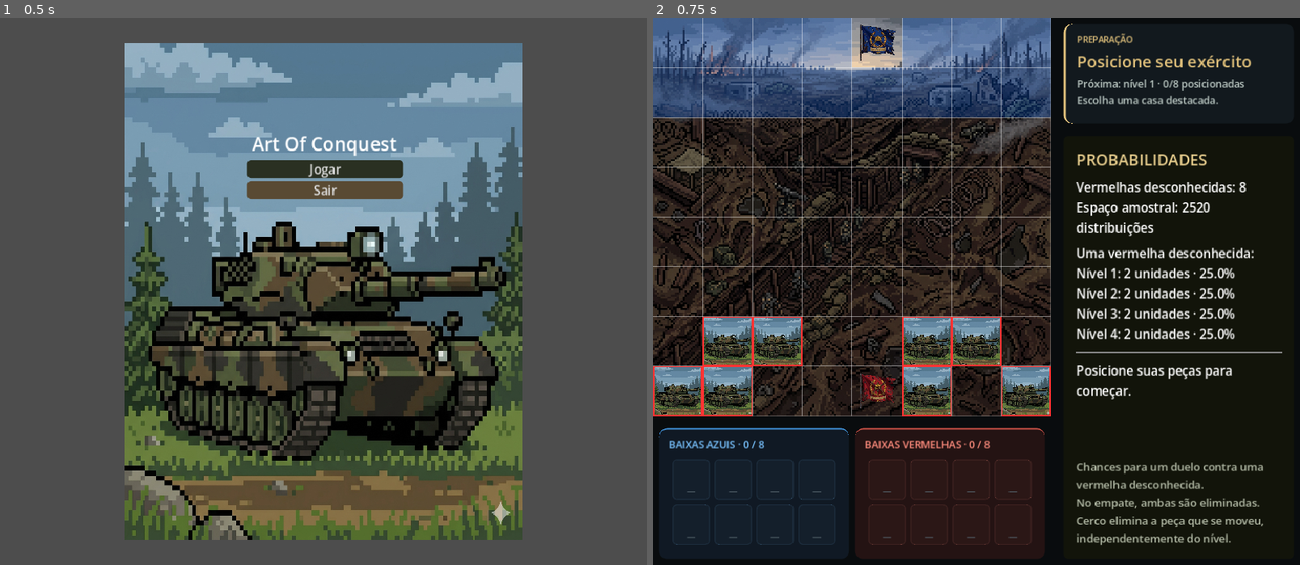
Above: before the commit, frames 1-2 (left to right).
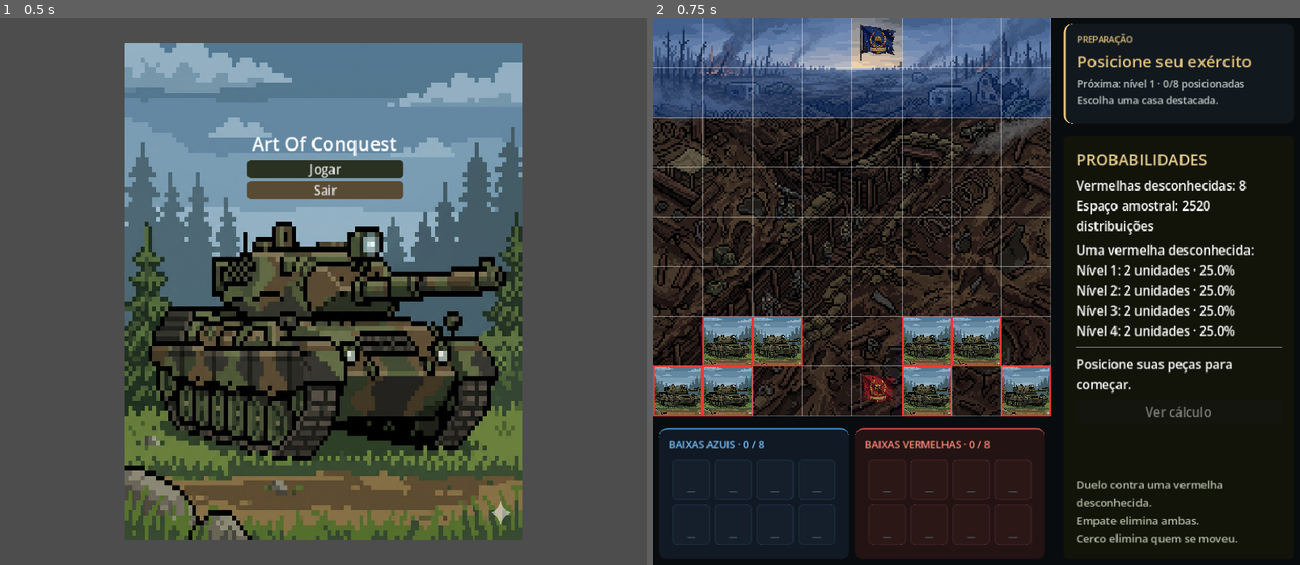
Above: after the commit, the same moments.

Repository: arthurfaust/art-of-conquest
Game: Godot game, scene res://scenes/menu.tscn
The game is run twice, just before and just after one commit, with the same random seed, the same clock (stepped at 60 frames per second) and the same inputs. Sound files missing from this copy of the repository are replaced by a short silence.
Inputs:
- Up to frame 1 (0.5 s): no input
- Up to frame 2 (0.75 s): click "Jogar" at 0.5 s

Frame 1 is identical in both runs. In frame 2, 4.4% of the frame differs, in the area x 65-98%, y 29-97%.

Commit message:
feat: adiciona card com cálculo das probabilidades

Diff:
--- a/scenes/main.tscn
+++ b/scenes/main.tscn
@@ -188,7 +188,7 @@
 
 [node name="VBoxContainer" type="VBoxContainer" parent="ProbabilityPanel/MarginContainer" unique_id=1248720478]
 layout_mode = 2
-theme_override_constants/separation = 10
+theme_override_constants/separation = 8
 
 [node name="Title" type="Label" parent="ProbabilityPanel/MarginContainer/VBoxContainer" unique_id=976644082]
 layout_mode = 2
@@ -218,14 +218,96 @@
 text = "Selecione uma peça azul para ver as chances de duelo."
 autowrap_mode = 2
 
+[node name="CalculationButton" type="Button" parent="ProbabilityPanel/MarginContainer/VBoxContainer"]
+layout_mode = 2
+custom_minimum_size = Vector2(0, 32)
+disabled = true
+text = "Ver cálculo"
+tooltip_text = "Selecione uma peça azul para consultar a fração e o percentual de cada resultado."
+theme_override_styles/normal = SubResource("StyleBoxFlat_h2yge")
+
 [node name="Explanation" type="Label" parent="ProbabilityPanel/MarginContainer/VBoxContainer" unique_id=2143893327]
 layout_mode = 2
 size_flags_vertical = 10
 theme_override_colors/font_color = Color(0.7, 0.73, 0.65, 1)
 theme_override_font_sizes/font_size = 14
-text = "Chances para um duelo contra uma vermelha desconhecida.
-No empate, ambas são eliminadas.
-Cerco elimina a peça que se moveu, independentemente do nível."
-autowrap_mode = 2
+text = "Duelo contra uma vermelha desconhecida.
+Empate elimina ambas.
+Cerco elimina quem se moveu."
+autowrap_mode = 2
+
+[node name="CalculationOverlay" type="CanvasLayer" parent="."]
+layer = 10
+visible = false
+
+[node name="Backdrop" type="ColorRect" parent="CalculationOverlay"]
+anchors_preset = 15
+anchor_right = 1.0
+anchor_bottom = 1.0
+grow_horizontal = 2
+grow_vertical = 2
+color = Color(0.015, 0.025, 0.035, 0.85)
+
+[node name="CenterContainer" type="CenterContainer" parent="CalculationOverlay/Backdrop"]
+layout_mode = 1
+anchors_preset = 15
+anchor_right = 1.0
+anchor_bottom = 1.0
+grow_horizontal = 2
+grow_vertical = 2
+mouse_filter = 2
+
+[node name="Card" type="PanelContainer" parent="CalculationOverlay/Backdrop/CenterContainer"]
+layout_mode = 2
+custom_minimum_size = Vector2(440, 0)
+theme_override_styles/panel = SubResource("StyleBoxFlat_status")
+
+[node name="MarginContainer" type="MarginContainer" parent="CalculationOverlay/Backdrop/CenterContainer/Card"]
+layout_mode = 2
+theme_override_constants/margin_left = 24
+theme_override_constants/margin_right = 24
+theme_override_constants/margin_top = 24
+theme_override_constants/margin_bottom = 24
+
+[node name="Content" type="VBoxContainer" parent="CalculationOverlay/Backdrop/CenterContainer/Card/MarginContainer"]
+layout_mode = 2
+theme_override_constants/separation = 16
+
+[node name="Title" type="Label" parent="CalculationOverlay/Backdrop/CenterContainer/Card/MarginContainer/Content"]
+layout_mode = 2
+theme_override_colors/font_color = Color(0.87, 0.75, 0.48, 1)
+theme_override_font_sizes/font_size = 22
+text = "Ver cálculo"
+
+[node name="Context" type="Label" parent="CalculationOverlay/Backdrop/CenterContainer/Card/MarginContainer/Content"]
+layout_mode = 2
+theme_override_colors/font_color = Color(0.73, 0.78, 0.76, 1)
+theme_override_font_sizes/font_size = 15
+autowrap_mode = 2
+
+[node name="Separator" type="HSeparator" parent="CalculationOverlay/Backdrop/CenterContainer/Card/MarginContainer/Content"]
+layout_mode = 2
+
+[node name="Results" type="Label" parent="CalculationOverlay/Backdrop/CenterContainer/Card/MarginContainer/Content"]
+layout_mode = 2
+theme_override_font_sizes/font_size = 22
+theme_override_constants/line_spacing = 12
+
+[node name="Explanation" type="Label" parent="CalculationOverlay/Backdrop/CenterContainer/Card/MarginContainer/Content"]
+layout_mode = 2
+theme_override_colors/font_color = Color(0.73, 0.78, 0.76, 1)
+theme_override_font_sizes/font_size = 14
+text = "Quantidade favorável / total de possibilidades = percentual.
+O total conta unidades ainda desconhecidas.
+No empate, ambas as peças são eliminadas."
+autowrap_mode = 2
+
+[node name="CloseButton" type="Button" parent="CalculationOverlay/Backdrop/CenterContainer/Card/MarginContainer/Content"]
+layout_mode = 2
+custom_minimum_size = Vector2(0, 36)
+text = "Fechar"
+theme_override_styles/normal = SubResource("StyleBoxFlat_h2yge")
 
 [connection signal="pressed" from="Sidebar/StatusPanel/MarginContainer/VBoxContainer/ResetButton" to="." method="_on_reset_button_pressed"]
+[connection signal="pressed" from="ProbabilityPanel/MarginContainer/VBoxContainer/CalculationButton" to="." method="_on_view_calculation_pressed"]
+[connection signal="pressed" from="CalculationOverlay/Backdrop/CenterContainer/Card/MarginContainer/Content/CloseButton" to="." method="_on_close_calculation_pressed"]
--- a/scripts/main.gd
+++ b/scripts/main.gd
@@ -33,6 +33,12 @@
 @onready var probability_summary = $ProbabilityPanel/MarginContainer/VBoxContainer/Summary
 @onready var probability_levels = $ProbabilityPanel/MarginContainer/VBoxContainer/Levels
 @onready var probability_combat = $ProbabilityPanel/MarginContainer/VBoxContainer/Combat
+@onready var calculation_button = $ProbabilityPanel/MarginContainer/VBoxContainer/CalculationButton
+@onready var calculation_overlay = $CalculationOverlay
+@onready var calculation_title = $CalculationOverlay/Backdrop/CenterContainer/Card/MarginContainer/Content/Title
+@onready var calculation_context = $CalculationOverlay/Backdrop/CenterContainer/Card/MarginContainer/Content/Context
+@onready var calculation_results = $CalculationOverlay/Backdrop/CenterContainer/Card/MarginContainer/Content/Results
+@onready var calculation_close = $CalculationOverlay/Backdrop/CenterContainer/Card/MarginContainer/Content/CloseButton
 
 # Referências dos painéis de descarte/cemitério
 @onready var blue_discard_grid = $Sidebar/BlueGraveyard/MarginContainer/VBoxContainer/BlueDiscardGrid
@@ -253,6 +259,11 @@
 
 # Detecta cliques do jogador
 func _input(event):
+	if calculation_overlay.visible:
+		if event is InputEventKey and event.pressed and event.keycode == KEY_ESCAPE:
+			_on_close_calculation_pressed()
+		return
+
 	if current_state == GameState.GAME_OVER or is_animating:
 		return
 
@@ -569,6 +580,42 @@
 			chances["loss_probability"] * 100.0
 		]
 
+	calculation_button.disabled = not (
+		current_state == GameState.PLAYING and total > 0
+		and is_instance_valid(selected_piece)
+		and selected_piece.player_owner == GamePiece.Player.BLUE
+	)
+	if calculation_button.disabled:
+		calculation_overlay.hide()
+	elif calculation_overlay.visible:
+		update_calculation_card()
+
+func update_calculation_card() -> void:
+	var chances = get_combat_probabilities(selected_piece.level)
+	calculation_title.text = "Ver cálculo · Azul nível %d" % selected_piece.level
+	calculation_context.text = "Duelo contra uma vermelha desconhecida.\nTotal de possibilidades: %d unidades." % chances["total"]
+	calculation_results.text = "\n".join([
+		format_calculation_result("Vitória", chances["wins"], chances["total"], chances["win_probability"]),
+		format_calculation_result("Empate", chances["draws"], chances["total"], chances["draw_probability"]),
+		format_calculation_result("Derrota", chances["losses"], chances["total"], chances["loss_probability"])
+	])
+
+func format_calculation_result(result: String, favorable: int, total: int, probability: float) -> String:
+	var percentage = ("%.2f" % (probability * 100.0)).replace(".", ",")
+	percentage = percentage.trim_suffix("0").trim_suffix("0").trim_suffix(",")
+	return "%s: %d/%d = %s%%" % [result, favorable, total, percentage]
+
+func _on_view_calculation_pressed() -> void:
+	if calculation_button.disabled:
+		return
+	update_calculation_card()
+	calculation_overlay.show()
+	calculation_close.grab_focus()
+
+func _on_close_calculation_pressed() -> void:
+	calculation_overlay.hide()
+	calculation_button.grab_focus()
+
 # Usa apenas informações que o jogador já conhece. Não consulta níveis ocultos.
 # As chances abaixo se referem a um duelo contra uma vermelha desconhecida.
 func print_probability_debug(blue_piece: GamePiece = null) -> void:
--- a/tests/probability_validation.gd
+++ b/tests/probability_validation.gd
@@ -61,10 +61,37 @@
 	var game = load("res://scenes/main.tscn").instantiate()
 	game.debug_probabilities = false
 	root.add_child(game)
+	check(game.calculation_button.disabled, "Ver cálculo indisponível sem seleção")
 	for x in range(8):
 		game.handle_setup_click(Vector2i(x, 1))
 	game.handle_grid_click(Vector2i(4, 1))
 	check(game.probability_combat.text.contains("Vitória: 50.0%"), "HUD da azul nível 3")
+	check(not game.calculation_button.disabled, "Ver cálculo habilitado com peça selecionada")
+	game.calculation_button.pressed.emit()
+	check(game.calculation_overlay.visible, "Botão abre o card")
+	check(game.calculation_results.text.contains("Vitória: 4/8 = 50%"), "Card mostra a fração sem simplificar o total")
+	var revealed_for_example: Array[int] = []
+	for piece in game.pieces_container.get_children():
+		if piece.player_owner == GamePiece.Player.RED and piece.level in [1, 4] and piece.level not in revealed_for_example:
+			revealed_for_example.append(piece.level)
+			piece.reveal_level()
+	game.update_probability_hud()
+	check(game.calculation_results.text == "Vitória: 3/6 = 50%\nEmpate: 2/6 = 33,33%\nDerrota: 1/6 = 16,67%", "Card atualiza frações e percentuais do exemplo")
+	game.handle_grid_click(Vector2i(0, 1))
+	check(game.calculation_title.text.contains("nível 1"), "Card acompanha mudança de seleção")
+	check(game.calculation_results.text.contains("Vitória: 0/6 = 0%"), "Card mostra zero casos favoráveis")
+	game.calculation_close.pressed.emit()
+	check(not game.calculation_overlay.visible, "Fechar oculta o card")
+	game.calculation_button.pressed.emit()
+	var escape = InputEventKey.new()
+	escape.pressed = true
+	escape.keycode = KEY_ESCAPE
+	game._input(escape)
+	check(not game.calculation_overlay.visible, "Escape fecha o card")
+	game.handle_grid_click(Vector2i(0, 1))
+	check(game.calculation_button.disabled, "Desseleção desabilita o cálculo")
+	game.handle_grid_click(Vector2i(4, 1))
+	game.calculation_button.pressed.emit()
 	var red_pieces: Array[GamePiece] = []
 	for piece in game.pieces_container.get_children():
 		if piece.player_owner == GamePiece.Player.RED:
@@ -73,6 +100,7 @@
 	game.update_probability_hud()
 	check(game.probability_levels.text.contains("Todos os níveis"), "HUD sem desconhecidas")
 	check(game.probability_combat.text.contains("Não há inimigos desconhecidos"), "HUD não estima duelo vazio")
+	check(game.calculation_button.disabled and not game.calculation_overlay.visible, "Sem desconhecidas, cálculo fecha e fica indisponível")
 	var eliminated = red_pieces[0]
 	game.board[eliminated.grid_position.x][eliminated.grid_position.y] = null
 	game.register_eliminated_piece(eliminated)
